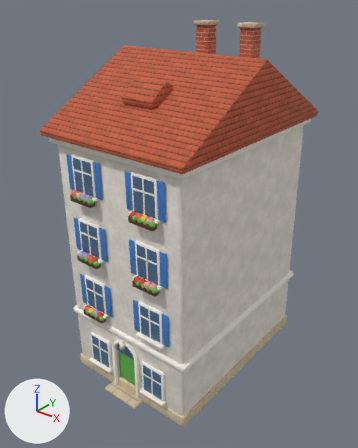
One commit to the glTF model assets/architecture/house_i.gltf: the scene before it, then after it.
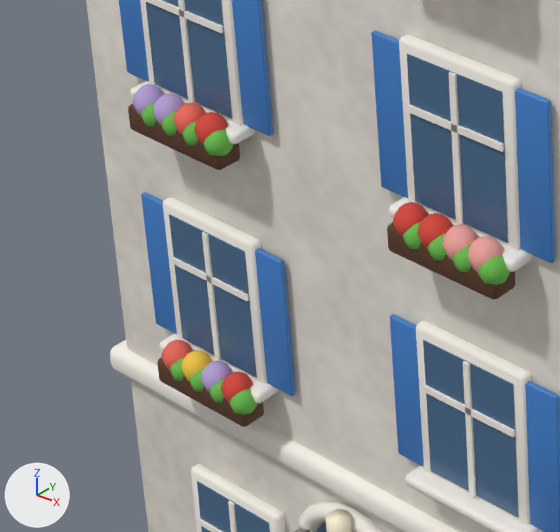
The first picture shows the older version from a 50 mm camera at (13.77, -18.15, 18.55) aimed at (-0.24, -0.64, 7.69). The close-ups show the older and then the newer version on the part from 14% to 47% of the width and 52% to 77% of the height of that picture. Only the edits that show in the close-ups are written down. The axes (+X, +Y, +Z) are drawn at lower left. The lights are the same throughout. Objects named as collision shapes, trigger or cutter boxes, shadow casters or lower levels of detail are left out. Where no turn or scale is listed for an object, it has been applied to the vertices. Vertices at exactly the same position are counted once.

Objects in the first close-up: 'house_i_mesh'.
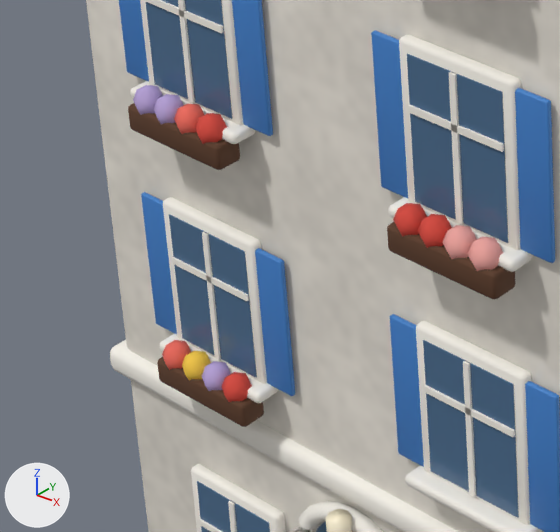
What differs and where, as boxes (x1, y1, x2, y2) in the close-ups (560 x 532 px):
part 1 of me_house_i_mesh, cut back (mostly hidden afterwards)
    before: (133, 84, 510, 285)
    after: (137, 108, 496, 271)
part 2 of me_house_i_mesh, cut back
    before: (161, 340, 258, 415)
    after: (185, 364, 245, 402)

The change, as a list of edits to the scene's bpy script:
```text
Change me_house_i_mesh:
    used by ob_house_i_mesh; location = (0.0, 0.0, 0.0)
    remove me_house_i_mesh.from_pydata(...)  # 5584 vertices, 10572 faces; spans x -4.2..3.8, y -5.7..5.4, z 0.0..17.0
    add me_house_i_mesh.from_pydata(...)  # 3488 vertices, 6580 faces; spans x -4.2..3.8, y -5.7..5.4, z 0.0..17.0
    me_house_i_mesh part 1: 21 vertices moved within x -2.2..2.2, y -5.4..-5.2, z 7.1; 516 vertices removed from x -2.4..2.4, y -5.5..-5.2, z 7.0..7.4; 4 vertices added at x -2.4..1.1, y -5.4..-5.2, z 7.1
    me_house_i_mesh part 2: 9 vertices moved within x -2.0..-1.2, y -5.4, z 4.1..4.4; 256 vertices removed from x -2.4..-1.0, y -5.5..-5.2, z 4.0..4.4
    other edits to the shape of me_house_i_mesh do not show in these pictures
    remove me_house_i_mesh.materials.append(mat_leaf)  # green #6cbf4f
```
